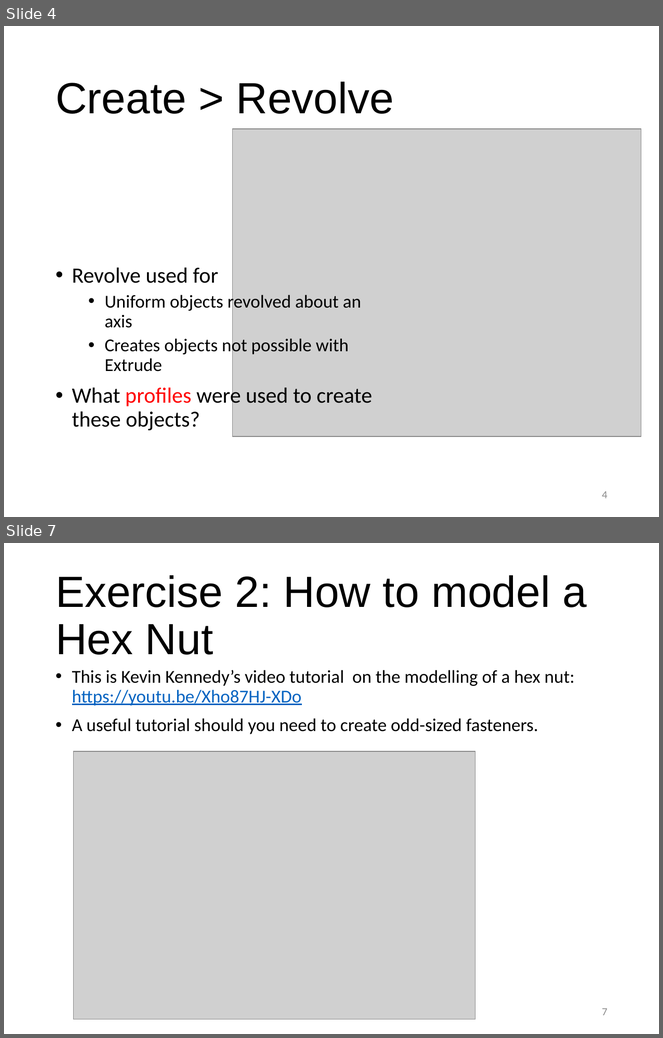
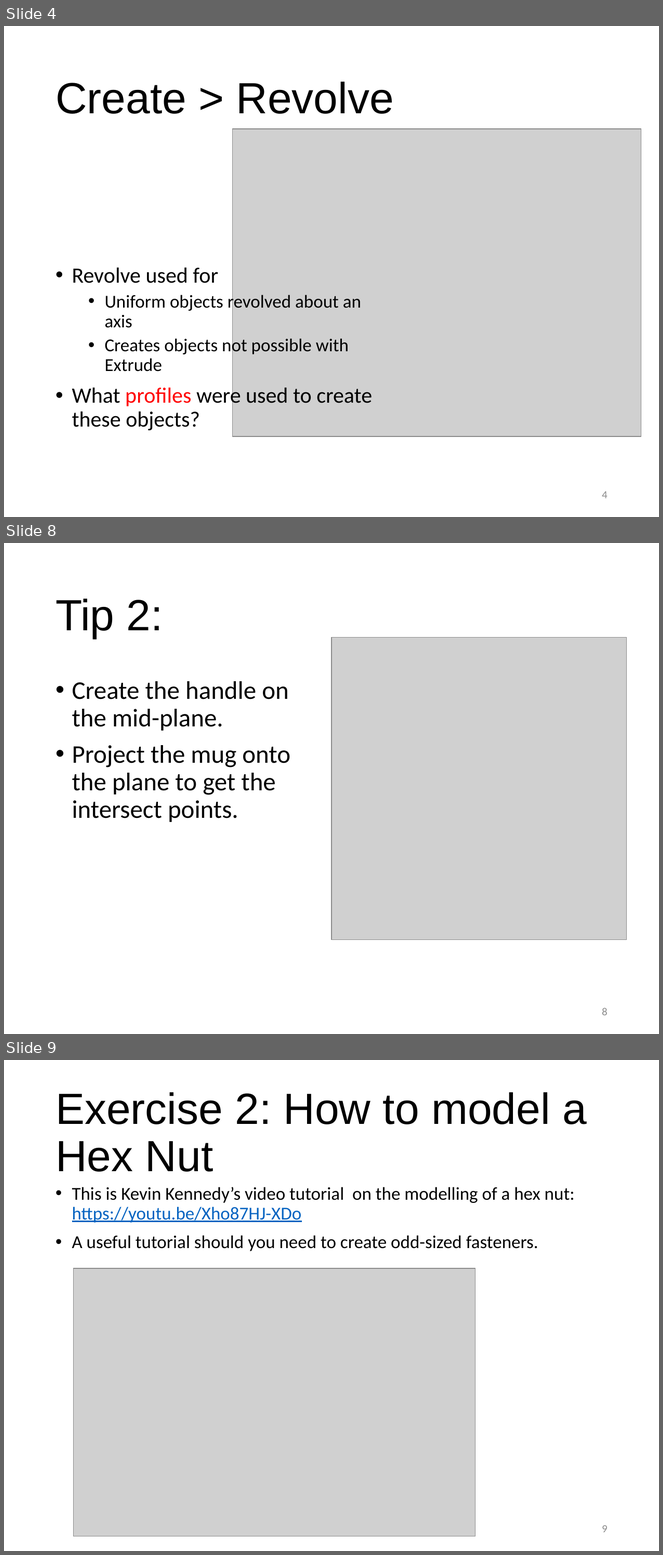
Before and after one commit to RDorville/digfab, a slide deck: presentations/ep1000_3dmodel2/ep1000_3dmodel2.pptx. Shown one above the other, each under a label of ours: slides 4 and 7 before the commit, slides 4, 8 and 9 after it; the slides between them are not shown. The pictures are 663x1038 and 663x1555 pixels, drawn with LibreOffice and Linux fonts; fonts in the diff are those of the drawing; grey boxes stand for pictures; background and template pictures are left out. Boxes give left, top, right and bottom in pixels: in the first picture for what was removed or moved away, otherwise in the second. Text is boxed around its words. In the diff, an @@ line names an element or a change of style, - is before the commit and + after.

```diff
--- a/presentations/ep1000_3dmodel2/ep1000_3dmodel2.pptx
+++ b/presentations/ep1000_3dmodel2/ep1000_3dmodel2.pptx
@@ slide 8 added at [4, 543, 659, 1034], background #FFFFFF @@
@@ title added at [55, 599, 163, 639], 48 pt, text #000000 @@
+Tip 2:
@@ picture added at [332, 637, 626, 940] @@
@@ text added at [72, 681, 291, 822], 28 pt, text #000000 @@
+• Create the handle on the mid-plane.
+• Project the mug onto the plane to get the intersect points.
@@ page number added at [602, 1008, 608, 1016], 12 pt, text #8C8C8C @@
+8
@@ what was slide 7 is now slide 9 @@
@@ page number at [602, 1525, 608, 1533]: text changed @@
-7
+9
```
Also in this commit, not shown: 1 slide changed, 7 other slides added, 1 slide removed, 8 other files.
